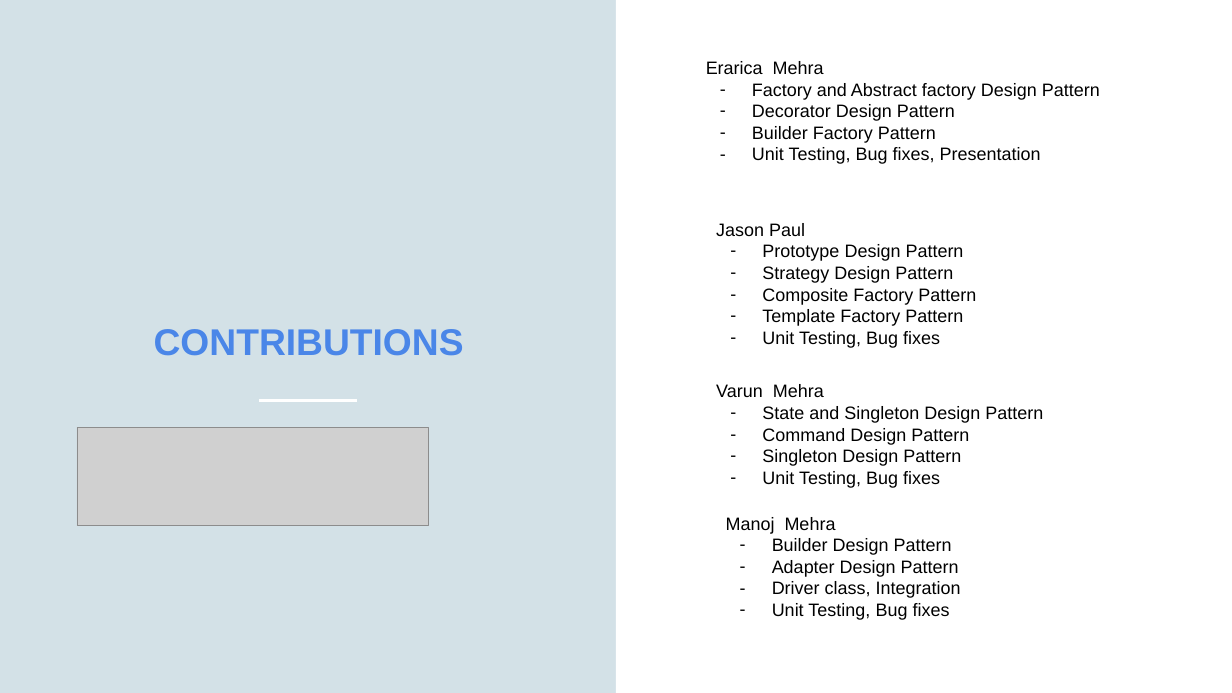
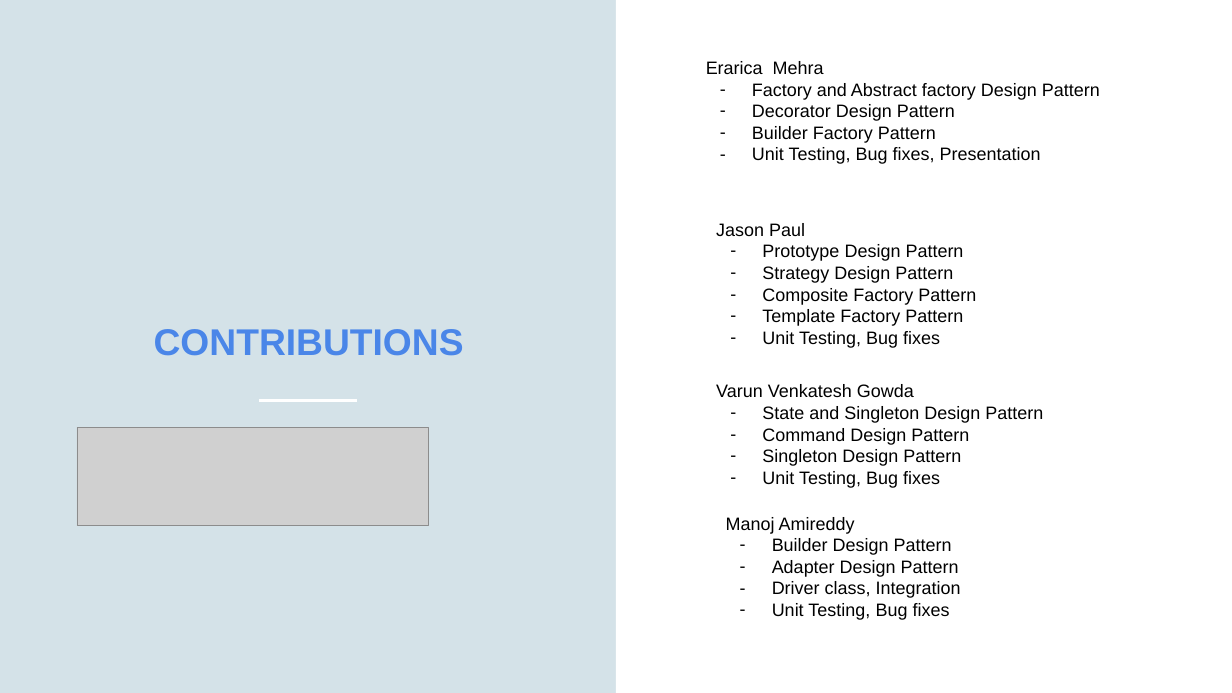
Before and after one commit to varun07neu/CSYE_7374_Project, a slide deck: slide 17 of RestaurantManagement.pptx. Drawn at 1232x693 pixels with LibreOffice and Linux fonts; fonts in the diff are those of the drawing; grey boxes stand for pictures. Boxes give left, top, right and bottom in pixels: in the first picture for what was removed or moved away, otherwise in the second. Text is boxed around its words. In the diff, an @@ line names an element or a change of style, - is before the commit and + after.

Commit message:
Updated ppt added

```diff
--- a/RestaurantManagement.pptx
+++ b/RestaurantManagement.pptx
@@ background #BAD1DA at 63% opacity to #BAD1DA at 62% opacity @@
@@ text at (716,384,914,397): text changed @@
-Varun Mehra
+Varun Venkatesh Gowda
@@ text at (726,517,855,534): text changed @@
-Manoj Mehra
+Manoj Amireddy
```
Also in this commit, not shown: 1 other slide changed.
